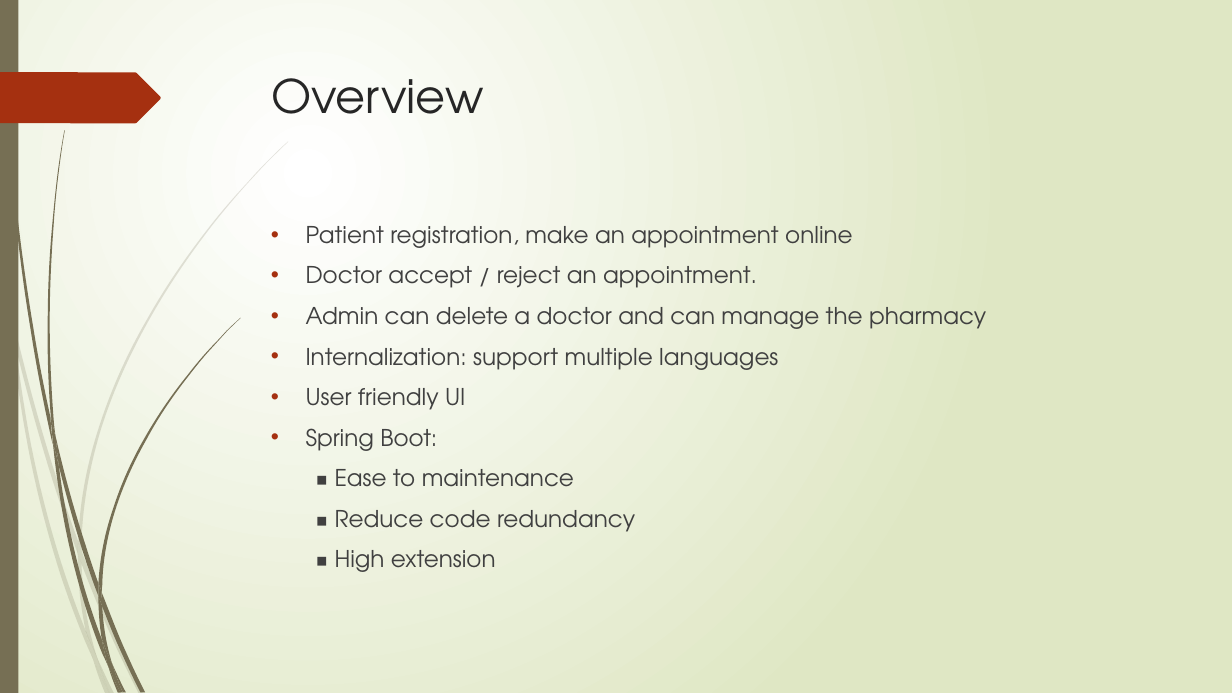
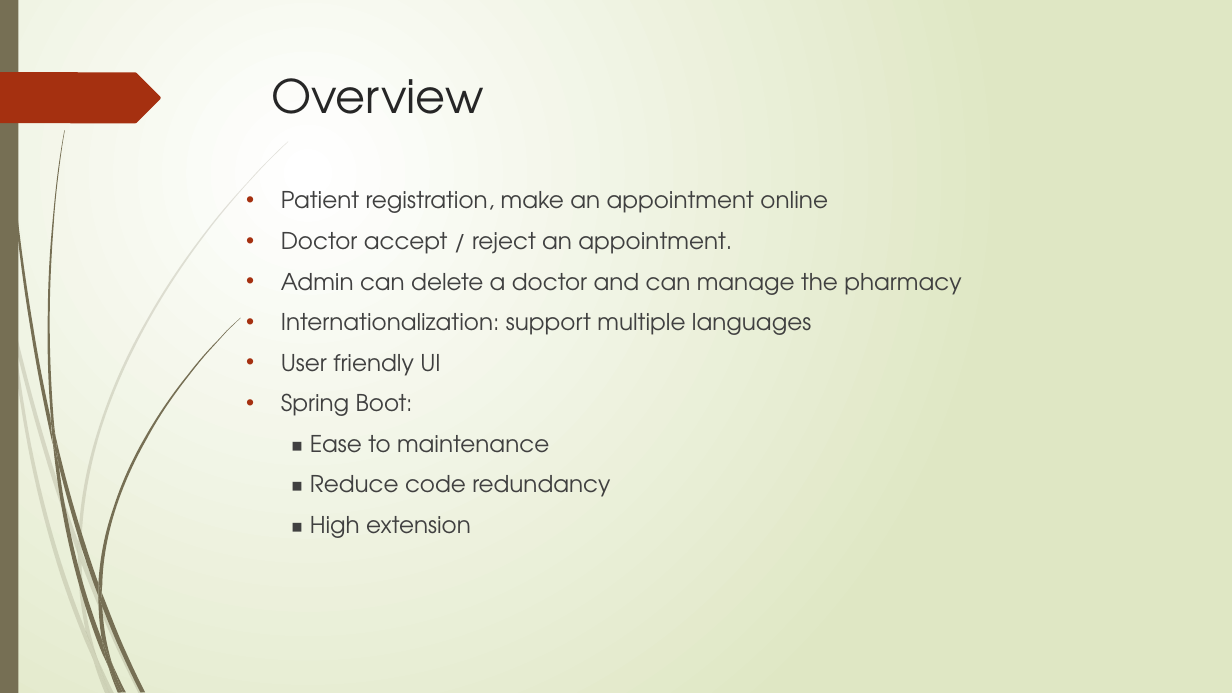
Before and after one commit to Alok0587/QURE, a slide deck: slide 3 of presentation/QURE PPT.pptx. Drawn at 1232x693 pixels with LibreOffice and Linux fonts; fonts in the diff are those of the drawing. Boxes give left, top, right and bottom in pixels: in the first picture for what was removed or moved away, otherwise in the second. Text is boxed around its words. In the diff, an @@ line names an element or a change of style, - is before the commit and + after.

Commit message:
presentation

```diff
--- a/presentation/QURE PPT.pptx
+++ b/presentation/QURE PPT.pptx
@@ text "Patient registration, make an appointment ...": place and size @@
-text "Patient registration, make an appointment ..." at [306, 226, 986, 572]
+text "Patient registration, make an appointment ..." at [281, 191, 961, 538]
@@ text at [281, 313, 811, 335]: text changed @@
-• Internalization: support multiple languages
+• Internationalization: support multiple languages
```
Also in this commit, not shown: 3 other slides changed, 1 slide added, 1 slide removed.
